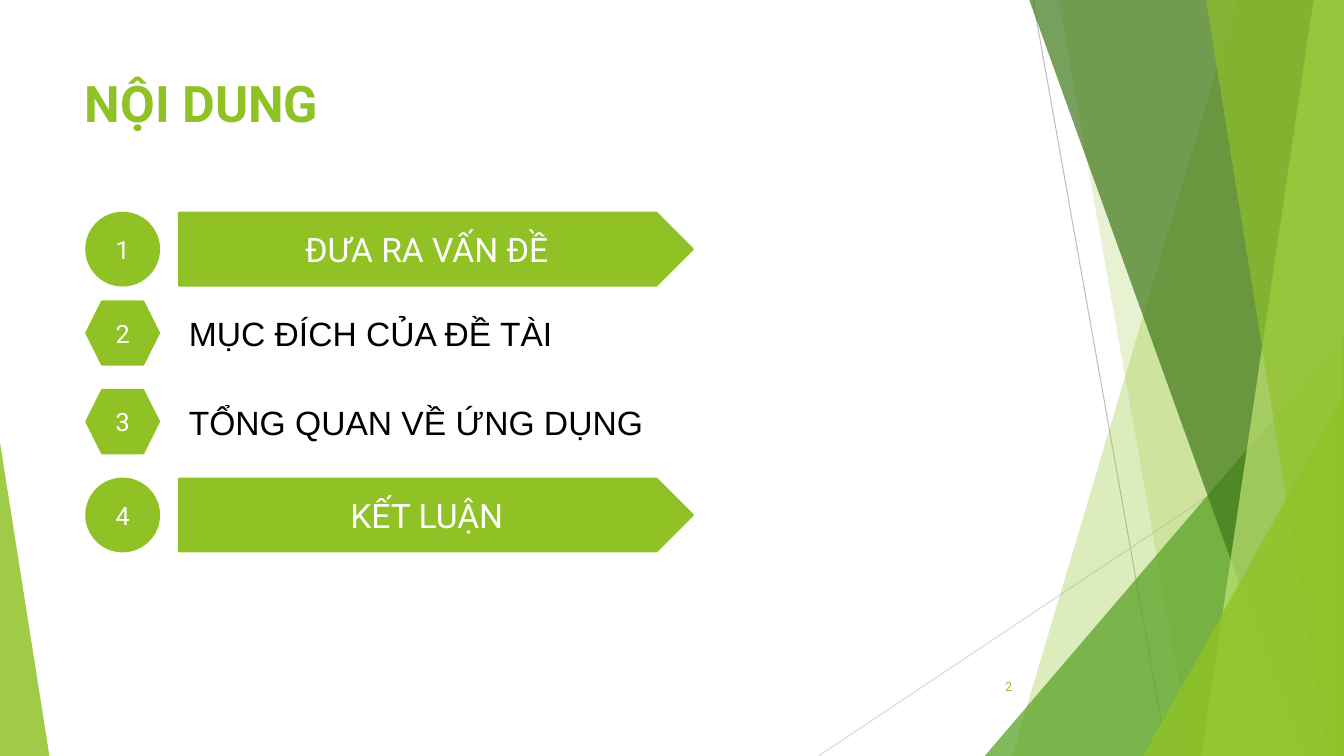
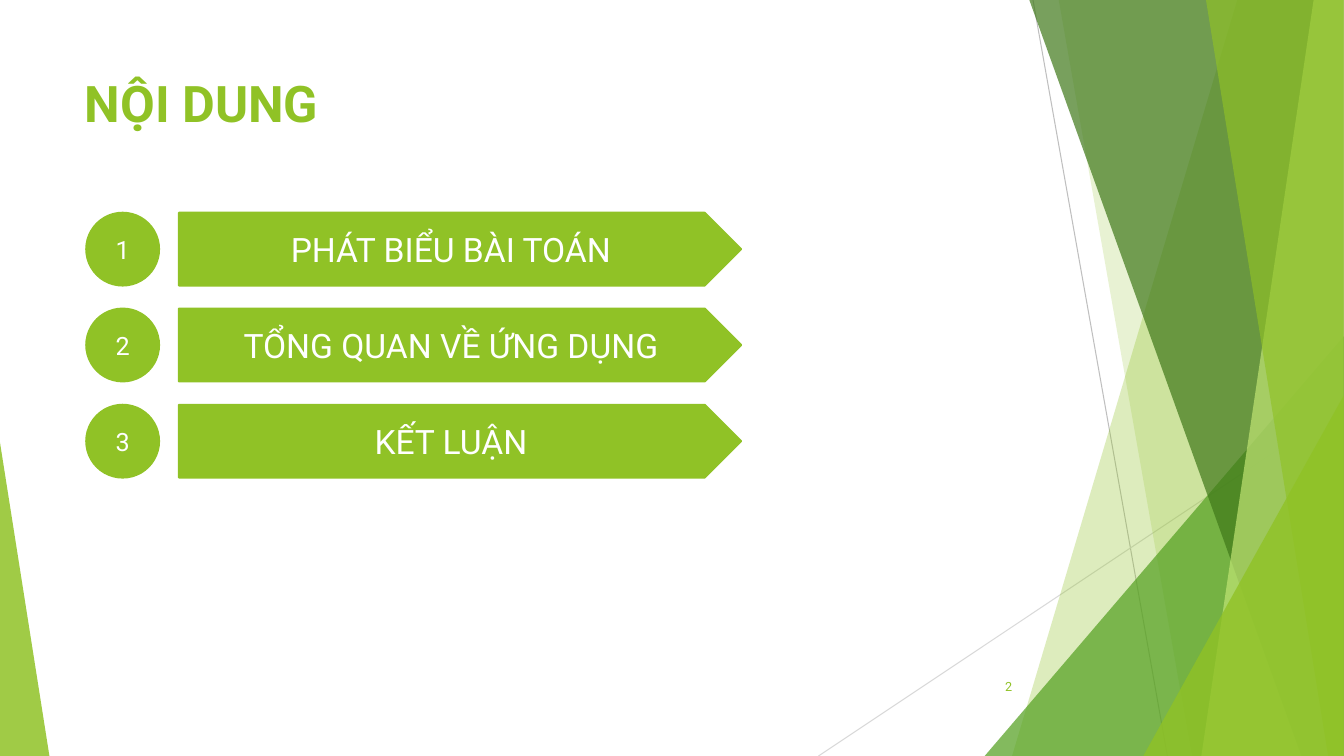
Before and after one commit to jangkyavn/BuiHoangAnh_1412101114, a slide deck: slide 2 of pp_BuiHoangAnh_1412101114.pptx. Drawn at 1344x756 pixels with LibreOffice and Linux fonts; fonts in the diff are those of the drawing. Boxes give left, top, right and bottom in pixels: in the first picture for what was removed or moved away, otherwise in the second. Text is boxed around its words. In the diff, an @@ line names an element or a change of style, - is before the commit and + after.

```diff
--- a/pp_BuiHoangAnh_1412101114.pptx
+++ b/pp_BuiHoangAnh_1412101114.pptx
@@ pentagon arrow "PHÁT BIỂU BÀI TOÁN": place and size @@
-pentagon arrow "PHÁT BIỂU BÀI TOÁN" at [179,213,694,285]
+pentagon arrow "PHÁT BIỂU BÀI TOÁN" at [179,213,742,285]
@@ text in pentagon arrow at [291,231,611,263]: text changed @@
-ĐƯA RA VẤN ĐỀ
+PHÁT BIỂU BÀI TOÁN
@@ ellipse "2": place and size @@
-ellipse "2" at [87,301,159,365]
+ellipse "2" at [87,309,159,381]
@@ ellipse "2" at [87,309,159,381]: hexagon to ellipse @@
@@ pentagon arrow "TỔNG QUAN VỀ ỨNG DỤNG": place and size @@
-pentagon arrow "TỔNG QUAN VỀ ỨNG DỤNG" at [189,408,643,442]
+pentagon arrow "TỔNG QUAN VỀ ỨNG DỤNG" at [179,309,742,381]
@@ pentagon arrow "TỔNG QUAN VỀ ỨNG DỤNG" at [179,309,742,381]: font Arial to Roboto, text colour #000000 to #FFFFFF; alignment left to centre; vertical alignment top to middle; fill none to #90C226; outline none to #90C226 1.5 pt @@
@@ text removed at [189,319,552,351] @@
-MỤC ĐÍCH CỦA ĐỀ TÀI
@@ ellipse "3" at [87,405,159,478]: hexagon to ellipse @@
@@ ellipse "3": place and size @@
-ellipse "3" at [87,390,159,454]
+ellipse "3" at [87,405,159,478]
@@ pentagon arrow "KẾT LUẬN": place and size @@
-pentagon arrow "KẾT LUẬN" at [179,479,694,552]
+pentagon arrow "KẾT LUẬN" at [179,405,742,478]
@@ ellipse removed at [87,479,159,552] @@
-4
```
Also in this commit, not shown: 6 other slides changed, 2 slides added, 1 slide removed, 19 other files.
